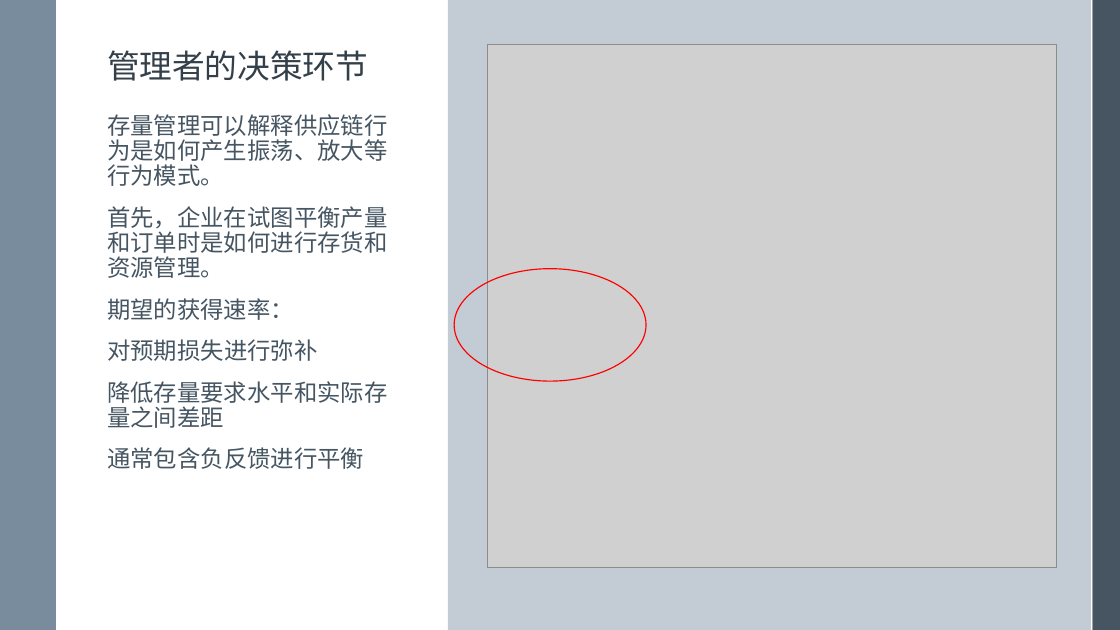
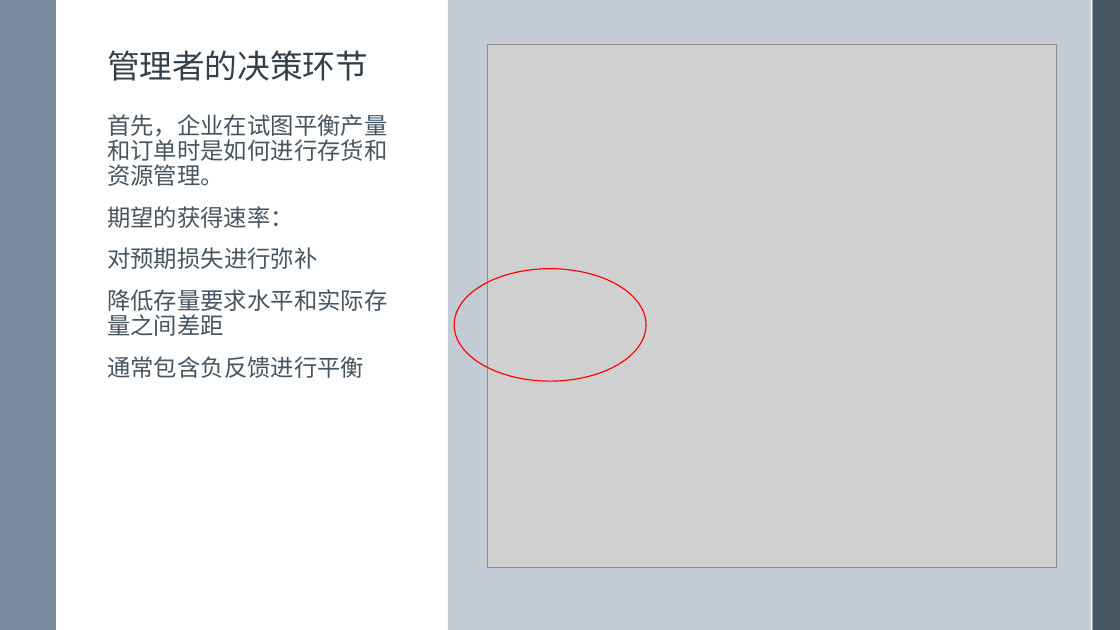
Before and after one commit to exoplanetX/SystemDynamics, a slide deck: slide 12 of 系统仿真-15-决策规则.pptx (slide 13 before the commit). Drawn at 1120x630 pixels with LibreOffice and Linux fonts; fonts in the diff are those of the drawing; grey boxes stand for pictures. Boxes give left, top, right and bottom in pixels: in the first picture for what was removed or moved away, otherwise in the second. Text is boxed around its words. In the diff, an @@ line names an element or a change of style, - is before the commit and + after.

```diff
--- a/系统仿真-15-决策规则.pptx
+++ b/系统仿真-15-决策规则.pptx
@@ text at box(107, 114, 388, 186): paragraph removed @@
-存量管理可以解释供应链行为是如何产生振荡、放大等行为模式。
```
Also in this commit, not shown: 8 other slides changed.
